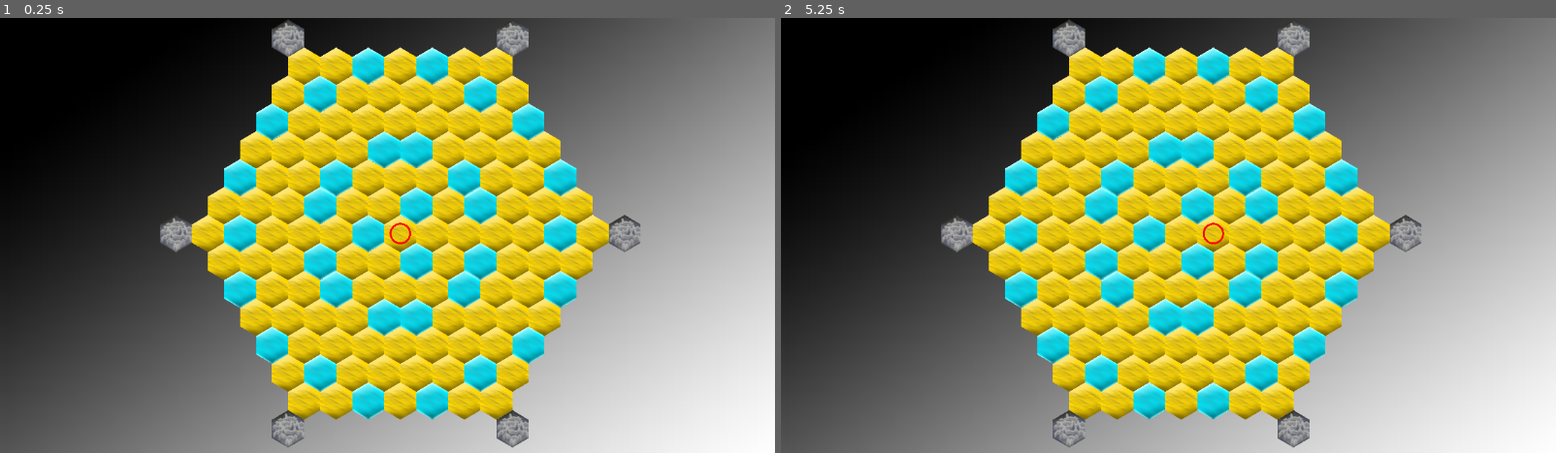
Above: before the commit, frames 1-2 (left to right).
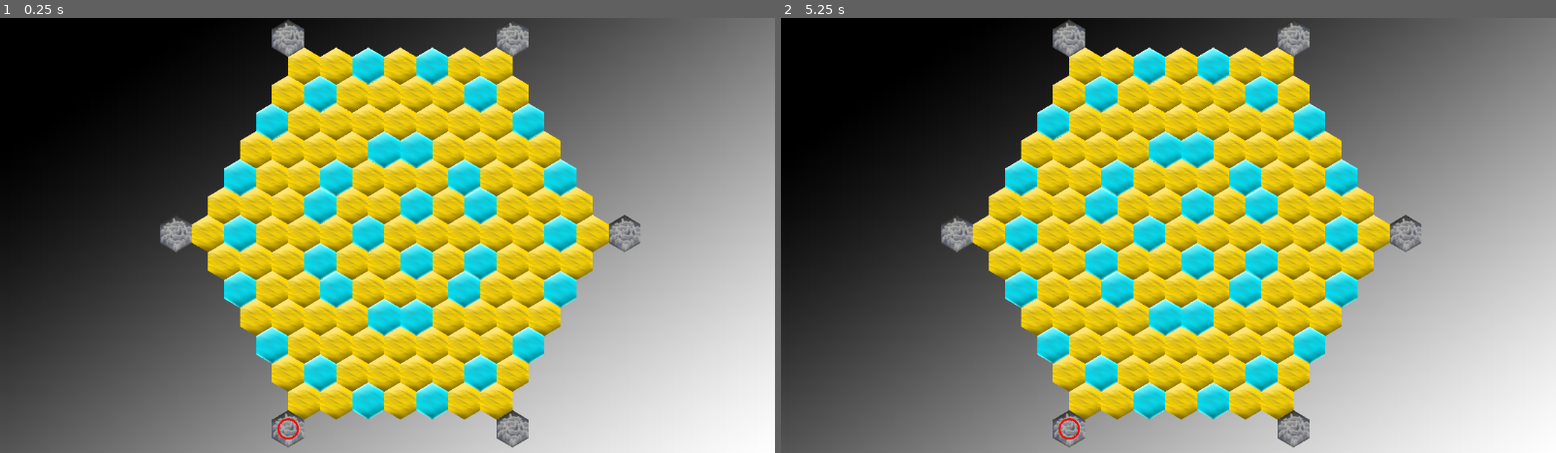
Above: after the commit, the same moments.

Repository: FunkWeb/mimirkoden
Game: Godot game, scene res://main.tscn
Same seed, same stepped clock (60 frames per second), same inputs: the game is played once before the commit and once after it.
Inputs (mouse positions are in pixels of both pictures, inside the frame that each line leads up to):
- Up to frame 1 (0.25 s): no input
- Up to frame 2 (5.25 s): tap Enter at 0.5, 2, 3.5 s; move the mouse to (1339, 213) at 0.52 s; click (1339, 213) at 0.67 s; tap Space at 1.25, 2.75, 4.25 s; move the mouse to (1013, 257) at 1.27 s; click (1013, 257) at 1.42 s; move the mouse to (1246, 139) at 2.02 s; click (1246, 139) at 2.17 s; move the mouse to (1129, 322) at 2.77 s; click (1129, 322) at 2.92 s; move the mouse to (1401, 300) at 3.52 s; click (1401, 300) at 3.67 s; move the mouse to (936, 170) at 4.27 s; click (936, 170) at 4.42 s; move the mouse to (1207, 235) at 5.02 s; click (1207, 235) at 5.17 s

The runs differ from the first frame. In frame 1, less than 0.1% of the frame differs, in the area x 35-54%, y 46-97%; in frame 2, less than 0.1%.

Commit message:
start position

Diff:
--- a/player.gd
+++ b/player.gd
@@ -22,14 +22,11 @@
 	moves = 6
 	keys = 10
 	walk_walls = true
-
-	current_cell = Vector2i(-1,-1)
+	# start positions: (-4, 6), (3, 6), (6, -1), (3, -8), (-4, -8), (-8, -1)
+	current_cell = Vector2i(-4,6)
 	start_pos = board.get_map_pos(current_cell)
 	set_position(start_pos)
-
-	used_tiles = [current_cell]
-	cell_index = board.get_index_from_coor(current_cell)
-	board.tile_list[cell_index].occupied = true
+	used_tiles = []
 
 func new_tile_effect(tile):
 	if tile.type == "ground":
